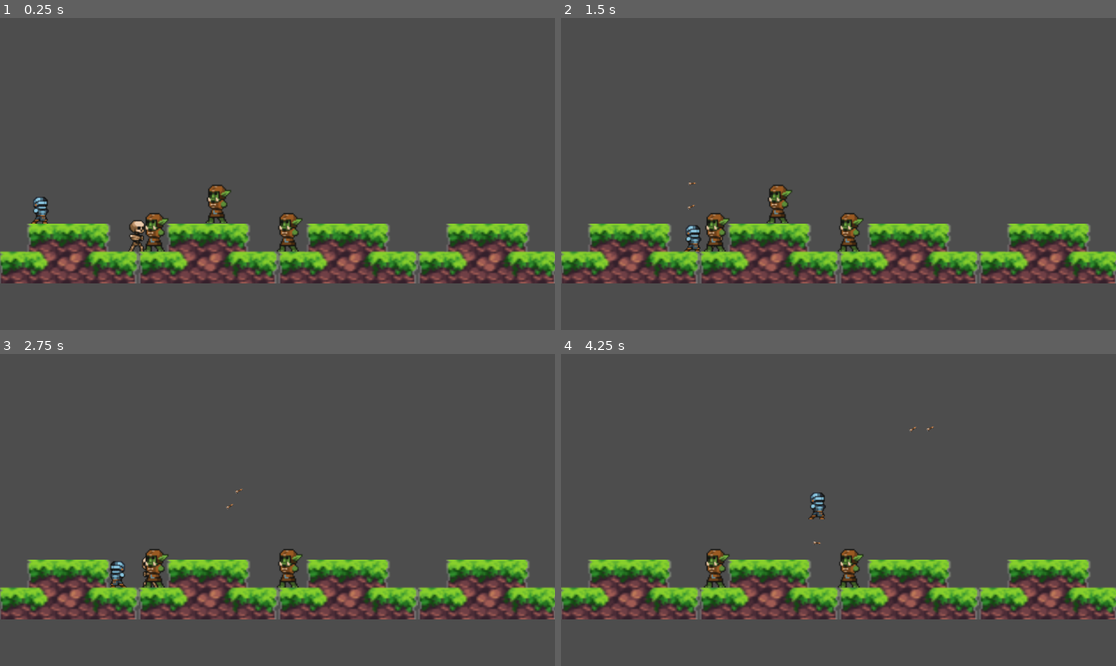
Above: before the commit, frames 1-4 (two rows, left to right).
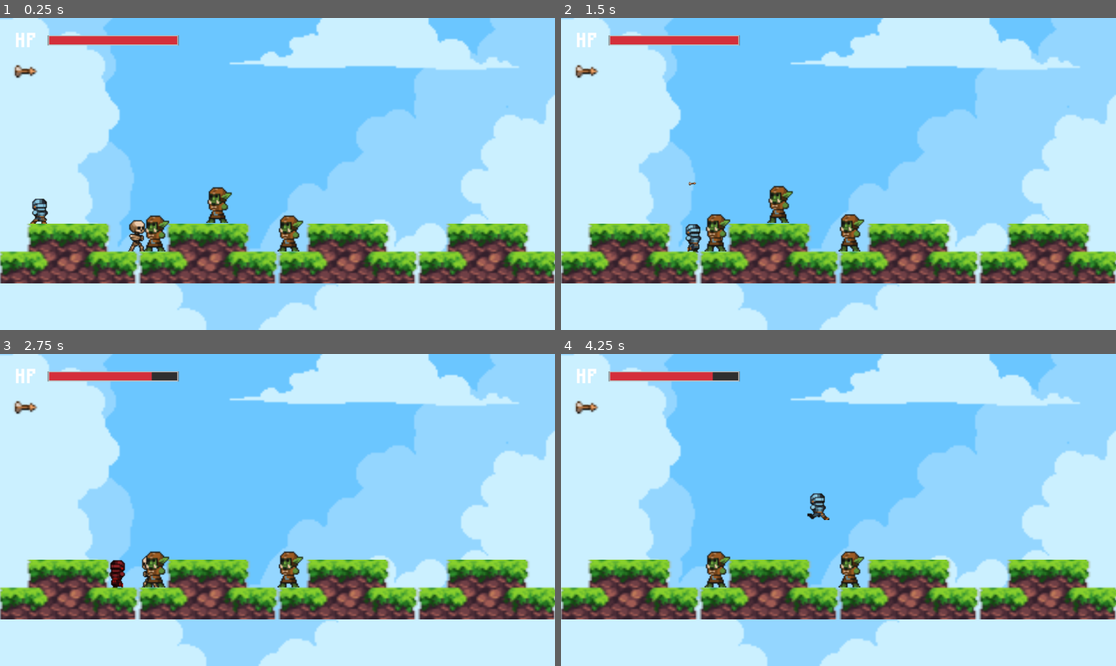
Above: after the commit, the same moments.

Repository: Singa-pirate/gdg-godot-gamestart-24
Game: Godot game, scene res://game.tscn
Same seed, same stepped clock (60 frames per second), same inputs: the game is played once before the commit and once after it.
Inputs (mouse positions are in pixels of both pictures, inside the frame that each line leads up to):
- Up to frame 1 (0.25 s): no input
- Up to frame 2 (1.5 s): tap Enter (ui_accept) at 0.5, 0.77 s; move the mouse to (960, 158) at 0.52 s; hold Right (ui_right) from 0.53 s (still down); click (960, 158) at 0.6 s; move the mouse to (727, 189) at 1.27 s; click (727, 189) at 1.35 s
- Up to frame 3 (2.75 s): tap Enter (ui_accept) at 1.52 s; move the mouse to (333, 441) at 2.02 s; release Right (ui_right) at 2.03 s; hold Left (ui_left) from 2.03 s (still down); click (333, 441) at 2.1 s
- Up to frame 4 (4.25 s): move the mouse to (810, 572) at 2.77 s; release Left (ui_left) at 2.78 s; hold Right (ui_right) from 2.78 s (still down); click (810, 572) at 2.85 s; tap Enter (ui_accept) at 3.02, 3.77 s; move the mouse to (1005, 556) at 3.52 s; click (1005, 556) at 3.6 s

The runs differ from the first frame. In frame 1, 85% of the frame differs, in the area x 0-100%, y 0-100%; in frame 2, 85%; in frame 3, 85%; in frame 4, 85%.

Commit message:
Add week 4 workshop code

Diff:
--- a/arrow.gd
+++ b/arrow.gd
@@ -2,20 +2,33 @@
 
 const SPEED = 200
 var direction = Vector2(1, 0)
+var stopped = false
+var disappear_timer
+var collision_shape
+var enemy_hurt_sound
 
 # Called when the node enters the scene tree for the first time.
 func _ready():
-	pass # Replace with function body.
+	disappear_timer = $disappear_timer
+	collision_shape = $CollisionShape2D
+	enemy_hurt_sound = $"../EnemyHurt"
 
 
 # Called every frame. 'delta' is the elapsed time since the previous frame.
 func _process(delta):
-	position += direction * SPEED * delta
+	if not stopped:
+		position += direction * SPEED * delta
 
 
 func _on_body_entered(body):
-	if body.get_collision_layer_value(2):
+	if "enemy" in body.get_groups():
+		enemy_hurt_sound.play()
 		body.queue_free()
 		queue_free()
 	elif body.get_collision_layer_value(3):
-		queue_free()
+		stopped = true
+		collision_shape.queue_free()
+		disappear_timer.start()
+
+func _on_disappear_timer_timeout():
+	queue_free()
--- a/arrow.tscn
+++ b/arrow.tscn
@@ -18,4 +18,9 @@
 position = Vector2(-0.5, 0)
 shape = SubResource("RectangleShape2D_ixknl")
 
+[node name="disappear_timer" type="Timer" parent="."]
+wait_time = 2.0
+one_shot = true
+
 [connection signal="body_entered" from="." to="." method="_on_body_entered"]
+[connection signal="timeout" from="disappear_timer" to="." method="_on_disappear_timer_timeout"]
--- a/game.tscn
+++ b/game.tscn
@@ -1,13 +1,29 @@
-[gd_scene load_steps=6 format=3 uid="uid://w8f5wgid1c0g"]
+[gd_scene load_steps=12 format=3 uid="uid://w8f5wgid1c0g"]
 
 [ext_resource type="Script" path="res://game.gd" id="1_hcn81"]
+[ext_resource type="Texture2D" uid="uid://cotyv1ydlrcs5" path="res://Background_2.png" id="2_wws28"]
 [ext_resource type="PackedScene" uid="uid://cmxn4sv77k2ud" path="res://platform.tscn" id="3_0gvq3"]
+[ext_resource type="Texture2D" uid="uid://dj0fl57cr2s6u" path="res://Background_1.png" id="3_da6me"]
 [ext_resource type="PackedScene" uid="uid://boxsa6y037ej3" path="res://player.tscn" id="3_px7xn"]
 [ext_resource type="PackedScene" uid="uid://mq2k5h6i1l3a" path="res://skeleton.tscn" id="4_dln41"]
 [ext_resource type="PackedScene" uid="uid://cwcyo0gadbpnu" path="res://orc.tscn" id="5_1rfnp"]
+[ext_resource type="PackedScene" uid="uid://bh085e7mvet1h" path="res://ui.tscn" id="6_04fbu"]
+[ext_resource type="AudioStream" uid="uid://cchtwi82bq4cl" path="res://BGM.ogg" id="9_vcmvi"]
+[ext_resource type="AudioStream" uid="uid://3vgoj8fjpvr0" path="res://player_hurt.ogg" id="10_4ky5f"]
+[ext_resource type="AudioStream" uid="uid://bgfsmbgum15pl" path="res://enemy_hurt.ogg" id="11_8bumg"]
 
 [node name="Game" type="Node2D"]
 script = ExtResource("1_hcn81")
+
+[node name="background" type="Sprite2D" parent="."]
+position = Vector2(537, 280)
+scale = Vector2(3.75117, 3.75117)
+texture = ExtResource("2_wws28")
+
+[node name="background_cloud" type="Sprite2D" parent="."]
+position = Vector2(537, 280)
+scale = Vector2(3.75117, 3.75117)
+texture = ExtResource("3_da6me")
 
 [node name="Player" parent="." instance=ExtResource("3_px7xn")]
 position = Vector2(84, 394)
@@ -44,3 +60,16 @@
 [node name="orc3" parent="." instance=ExtResource("5_1rfnp")]
 position = Vector2(452, 378)
 scale = Vector2(2.64783, 2.64783)
+
+[node name="UI" parent="." instance=ExtResource("6_04fbu")]
+
+[node name="BGM" type="AudioStreamPlayer" parent="."]
+stream = ExtResource("9_vcmvi")
+autoplay = true
+
+[node name="PlayerHurt" type="AudioStreamPlayer2D" parent="."]
+stream = ExtResource("10_4ky5f")
+volume_db = 10.0
+
+[node name="EnemyHurt" type="AudioStreamPlayer2D" parent="."]
+stream = ExtResource("11_8bumg")
--- a/orc.tscn
+++ b/orc.tscn
@@ -1,19 +1,57 @@
-[gd_scene load_steps=5 format=3 uid="uid://cwcyo0gadbpnu"]
+[gd_scene load_steps=10 format=3 uid="uid://cwcyo0gadbpnu"]
 
-[ext_resource type="Texture2D" uid="uid://bu2tydgc13cjj" path="res://orc.png" id="1_5owds"]
 [ext_resource type="Script" path="res://orc.gd" id="1_pilh6"]
+[ext_resource type="Texture2D" uid="uid://by4acjkeuguxs" path="res://orc_idle.png" id="2_2x34j"]
+
+[sub_resource type="AtlasTexture" id="AtlasTexture_lycdb"]
+atlas = ExtResource("2_2x34j")
+region = Rect2(0, 0, 32, 32)
+
+[sub_resource type="AtlasTexture" id="AtlasTexture_1kyqf"]
+atlas = ExtResource("2_2x34j")
+region = Rect2(32, 0, 32, 32)
+
+[sub_resource type="AtlasTexture" id="AtlasTexture_oes4i"]
+atlas = ExtResource("2_2x34j")
+region = Rect2(64, 0, 32, 32)
+
+[sub_resource type="AtlasTexture" id="AtlasTexture_jy7jd"]
+atlas = ExtResource("2_2x34j")
+region = Rect2(96, 0, 32, 32)
+
+[sub_resource type="SpriteFrames" id="SpriteFrames_um4at"]
+animations = [{
+"frames": [{
+"duration": 1.0,
+"texture": SubResource("AtlasTexture_lycdb")
+}, {
+"duration": 1.0,
+"texture": SubResource("AtlasTexture_1kyqf")
+}, {
+"duration": 1.0,
+"texture": SubResource("AtlasTexture_oes4i")
+}, {
+"duration": 1.0,
+"texture": SubResource("AtlasTexture_jy7jd")
+}],
+"loop": true,
+"name": &"idle",
+"speed": 5.0
+}]
 
 [sub_resource type="RectangleShape2D" id="RectangleShape2D_kq3g1"]
 
 [sub_resource type="CapsuleShape2D" id="CapsuleShape2D_lnrr4"]
 
-[node name="orc" type="CharacterBody2D"]
+[node name="orc" type="CharacterBody2D" groups=["enemy"]]
 collision_layer = 2
 collision_mask = 4
 script = ExtResource("1_pilh6")
 
-[node name="Sprite2D" type="Sprite2D" parent="."]
-texture = ExtResource("1_5owds")
+[node name="AnimatedSprite2D" type="AnimatedSprite2D" parent="."]
+sprite_frames = SubResource("SpriteFrames_um4at")
+animation = &"idle"
+autoplay = "idle"
 flip_h = true
 
 [node name="CollisionShape2D" type="CollisionShape2D" parent="."]
--- a/platform.tscn
+++ b/platform.tscn
@@ -2,7 +2,7 @@
 
 [ext_resource type="Texture2D" uid="uid://db4gc4w6qigpm" path="res://platform.png" id="1_nm8nc"]
 
-[node name="Platform" type="StaticBody2D"]
+[node name="Platform" type="StaticBody2D" groups=["platform"]]
 collision_layer = 4
 collision_mask = 0
 
--- a/player.gd
+++ b/player.gd
@@ -7,6 +7,8 @@
 
 const MAX_HEALTH = 100
 const DAMAGE_INTERVAL = 2
+const MAX_ARROW_COUNT = 1
+const ARROW_REPLENISH_TIME = 2
 
 var direction = 1
 var health
@@ -14,11 +16,24 @@
 var gravity = ProjectSettings.get_setting("physics/2d/default_gravity")
 var timer
 var can_take_damage = true
+var arrow_count
+var arrow_timer
+var sprite
+var animation_player
+var health_bar
+var player_hurt_sound
 
 func _ready():
 	health = MAX_HEALTH
 	timer = $DamageTimer
 	timer.wait_time = DAMAGE_INTERVAL
+	arrow_count = MAX_ARROW_COUNT
+	arrow_timer = $ArrowTimer
+	arrow_timer.wait_time = ARROW_REPLENISH_TIME
+	sprite = $AnimatedSprite2D
+	animation_player = $AnimationPlayer
+	health_bar = $"../UI/HealthBar"
+	player_hurt_sound = $"../PlayerHurt"
 
 func _physics_process(delta):
 	velocity.y += gravity * delta
@@ -45,35 +60,50 @@
 		shoot_arrow()
 
 	if direction:
+		sprite.set_animation("running")
 		velocity.x = direction * SPEED
 	else:
-		velocity.x = lerpf(velocity.x, 0, 0.05)
+		sprite.set_animation("idle")
+		if is_on_floor():
+			velocity.x = lerpf(velocity.x, 0, 0.1)
+		else:
+			velocity.x = lerpf(velocity.x, 0, 0.05)
 
 	if velocity.x < 0:
-		$Sprite2D.flip_h = true
+		sprite.flip_h = true
 	elif velocity.x > 0:
-		$Sprite2D.flip_h = false
+		sprite.flip_h = false
 
 	move_and_slide()
 
 func take_damage(damage):
 	if can_take_damage:
+		player_hurt_sound.play()
+		animation_player.play("take_damage")
 		can_take_damage = false
 		timer.start()
 		print("%s is damaged by %d health" % [name, damage])
 		health -= damage
+		health_bar.value = health
 		if health <= 0:
 			queue_free()
 
 func shoot_arrow():
-	var arrow = ARROW.instantiate()
-	arrow.position = position
-	var mouse_position = get_global_mouse_position()
-	var shoot_direction = (mouse_position - position).normalized()
-	print(shoot_direction)
-	arrow.direction = shoot_direction
-	arrow.rotation = shoot_direction.angle()
-	get_parent().add_child(arrow)
+	if arrow_count > 0:
+		arrow_count -= 1
+		arrow_timer.start()
+		var arrow = ARROW.instantiate()
+		arrow.position = position
+		var mouse_position = get_global_mouse_position()
+		var shoot_direction = (mouse_position - position).normalized()
+		print(shoot_direction)
+		arrow.direction = shoot_direction
+		arrow.rotation = shoot_direction.angle()
+		get_parent().add_child(arrow)
 
 func _on_damage_timer_timeout():
 	can_take_damage = true
+
+
+func _on_arrow_timer_timeout():
+	arrow_count = MAX_ARROW_COUNT
--- a/player.tscn
+++ b/player.tscn
@@ -1,18 +1,125 @@
-[gd_scene load_steps=4 format=3 uid="uid://boxsa6y037ej3"]
+[gd_scene load_steps=18 format=3 uid="uid://boxsa6y037ej3"]
 
 [ext_resource type="Script" path="res://player.gd" id="1_mqae0"]
-[ext_resource type="Texture2D" uid="uid://dllrefeasvca7" path="res://knight.png" id="1_sneov"]
+[ext_resource type="Texture2D" uid="uid://boahrgjol1a32" path="res://knight_idle.png" id="2_1ssnc"]
+[ext_resource type="Texture2D" uid="uid://cmtvlwnls5hh7" path="res://knight_run.png" id="3_255a3"]
+
+[sub_resource type="AtlasTexture" id="AtlasTexture_d0lsc"]
+atlas = ExtResource("2_1ssnc")
+region = Rect2(0, 0, 32, 32)
+
+[sub_resource type="AtlasTexture" id="AtlasTexture_hjciu"]
+atlas = ExtResource("2_1ssnc")
+region = Rect2(32, 0, 32, 32)
+
+[sub_resource type="AtlasTexture" id="AtlasTexture_bq2v3"]
+atlas = ExtResource("2_1ssnc")
+region = Rect2(64, 0, 32, 32)
+
+[sub_resource type="AtlasTexture" id="AtlasTexture_r35v7"]
+atlas = ExtResource("2_1ssnc")
+region = Rect2(96, 0, 32, 32)
+
+[sub_resource type="AtlasTexture" id="AtlasTexture_vwjfh"]
+atlas = ExtResource("3_255a3")
+region = Rect2(0, 30, 64, 34)
+
+[sub_resource type="AtlasTexture" id="AtlasTexture_cjh2w"]
+atlas = ExtResource("3_255a3")
+region = Rect2(64, 30, 64, 34)
+
+[sub_resource type="AtlasTexture" id="AtlasTexture_vkpko"]
+atlas = ExtResource("3_255a3")
+region = Rect2(128, 30, 64, 34)
+
+[sub_resource type="AtlasTexture" id="AtlasTexture_dwhqw"]
+atlas = ExtResource("3_255a3")
+region = Rect2(192, 30, 64, 34)
+
+[sub_resource type="AtlasTexture" id="AtlasTexture_fcu8h"]
+atlas = ExtResource("3_255a3")
+region = Rect2(256, 30, 64, 34)
+
+[sub_resource type="AtlasTexture" id="AtlasTexture_pmxw5"]
+atlas = ExtResource("3_255a3")
+region = Rect2(320, 30, 64, 34)
+
+[sub_resource type="SpriteFrames" id="SpriteFrames_eawde"]
+animations = [{
+"frames": [{
+"duration": 1.0,
+"texture": SubResource("AtlasTexture_d0lsc")
+}, {
+"duration": 1.0,
+"texture": SubResource("AtlasTexture_hjciu")
+}, {
+"duration": 1.0,
+"texture": SubResource("AtlasTexture_bq2v3")
+}, {
+"duration": 1.0,
+"texture": SubResource("AtlasTexture_r35v7")
+}],
+"loop": true,
+"name": &"idle",
+"speed": 5.0
+}, {
+"frames": [{
+"duration": 1.0,
+"texture": SubResource("AtlasTexture_vwjfh")
+}, {
+"duration": 1.0,
+"texture": SubResource("AtlasTexture_cjh2w")
+}, {
+"duration": 1.0,
+"texture": SubResource("AtlasTexture_vkpko")
+}, {
+"duration": 1.0,
+"texture": SubResource("AtlasTexture_dwhqw")
+}, {
+"duration": 1.0,
+"texture": SubResource("AtlasTexture_fcu8h")
+}, {
+"duration": 1.0,
+"texture": SubResource("AtlasTexture_pmxw5")
+}],
+"loop": true,
+"name": &"running",
+"speed": 5.0
+}]
 
 [sub_resource type="CapsuleShape2D" id="CapsuleShape2D_ie2gg"]
 radius = 6.0
 height = 24.0
 
+[sub_resource type="Animation" id="Animation_5msfr"]
+resource_name = "take_damage"
+length = 2.0
+tracks/0/type = "value"
+tracks/0/imported = false
+tracks/0/enabled = true
+tracks/0/path = NodePath("AnimatedSprite2D:modulate")
+tracks/0/interp = 1
+tracks/0/loop_wrap = true
+tracks/0/keys = {
+"times": PackedFloat32Array(0, 1, 2),
+"transitions": PackedFloat32Array(1, 1, 1),
+"update": 0,
+"values": [Color(1, 1, 1, 1), Color(1, 0, 0, 1), Color(1, 1, 1, 1)]
+}
+
+[sub_resource type="AnimationLibrary" id="AnimationLibrary_h8brj"]
+_data = {
+"take_damage": SubResource("Animation_5msfr")
+}
+
 [node name="Player" type="CharacterBody2D"]
 collision_mask = 4
 script = ExtResource("1_mqae0")
 
-[node name="Sprite2D" type="Sprite2D" parent="."]
-texture = ExtResource("1_sneov")
+[node name="AnimatedSprite2D" type="AnimatedSprite2D" parent="."]
+sprite_frames = SubResource("SpriteFrames_eawde")
+animation = &"running"
+autoplay = "idle"
 
 [node name="CollisionPolygon2D" type="CollisionPolygon2D" parent="."]
 polygon = PackedVector2Array(-5, -1, -7, -2, -7, -9, -4, -12, 4, -13, 7, -10, 8, -4, 7, -3, 7, -1, 9, 1, 9, 3, 6, 7, 6, 10, 8, 12, 7, 14, 8, 16, 3, 16, 2, 14, -3, 14, -4, 16, -10, 16, -4, 8, -7, 4, -7, 1)
@@ -26,4 +133,13 @@
 [node name="DamageTimer" type="Timer" parent="."]
 one_shot = true
 
+[node name="ArrowTimer" type="Timer" parent="."]
+wait_time = 2.0
+
+[node name="AnimationPlayer" type="AnimationPlayer" parent="."]
+libraries = {
+"": SubResource("AnimationLibrary_h8brj")
+}
+
 [connection signal="timeout" from="DamageTimer" to="." method="_on_damage_timer_timeout"]
+[connection signal="timeout" from="ArrowTimer" to="." method="_on_arrow_timer_timeout"]
--- a/skeleton.tscn
+++ b/skeleton.tscn
@@ -9,7 +9,7 @@
 [sub_resource type="CapsuleShape2D" id="CapsuleShape2D_ah6dg"]
 radius = 7.0
 
-[node name="Skeleton" type="CharacterBody2D"]
+[node name="Skeleton" type="CharacterBody2D" groups=["enemy"]]
 collision_layer = 2
 collision_mask = 4
 script = ExtResource("1_62pbl")
--- /dev/null
+++ b/ui.tscn
@@ -0,0 +1,48 @@
+[gd_scene load_steps=6 format=3 uid="uid://bh085e7mvet1h"]
+
+[ext_resource type="FontFile" uid="uid://d3qt4cr56tcl8" path="res://m3x6.ttf" id="1_4yady"]
+[ext_resource type="Texture2D" uid="uid://blegw2ywr6jum" path="res://healthbar_under.png" id="2_lny18"]
+[ext_resource type="Texture2D" uid="uid://c6r0oel7lipxk" path="res://healthbar_progress.png" id="3_p5ffq"]
+[ext_resource type="Texture2D" uid="uid://bd8cqwb1e58uw" path="res://arrow.png" id="4_2a0ej"]
+
+[sub_resource type="Theme" id="Theme_bf3ec"]
+default_font = ExtResource("1_4yady")
+default_font_size = 64
+
+[node name="UI" type="Control"]
+layout_mode = 3
+anchors_preset = 15
+anchor_right = 1.0
+anchor_bottom = 1.0
+grow_horizontal = 2
+grow_vertical = 2
+
+[node name="Label" type="Label" parent="."]
+layout_mode = 0
+offset_left = 33.0
+offset_top = 7.0
+offset_right = 116.0
+offset_bottom = 58.0
+scale = Vector2(1.43294, 1.2514)
+theme = SubResource("Theme_bf3ec")
+text = "HP"
+
+[node name="HealthBar" type="TextureProgressBar" parent="."]
+layout_mode = 0
+offset_left = 99.0
+offset_top = 36.0
+offset_right = 371.0
+offset_bottom = 76.0
+value = 100.0
+texture_under = ExtResource("2_lny18")
+texture_progress = ExtResource("3_p5ffq")
+texture_progress_offset = Vector2(3, 2)
+
+[node name="TextureRect" type="TextureRect" parent="."]
+layout_mode = 0
+offset_left = 25.0
+offset_top = 91.0
+offset_right = 83.0
+offset_bottom = 131.0
+scale = Vector2(1.00072, 1.00072)
+texture = ExtResource("4_2a0ej")
Not shown, added: BGM.ogg.import
Binary file added: Background_1.png
Not shown, added: Background_1.png.import
Binary file added: Background_2.png
Not shown, added: Background_2.png.import
Not shown, added: enemy_hurt.ogg.import
Binary file added: healthbar_progress.png
Not shown, added: healthbar_progress.png.import
Binary file added: healthbar_under.png
Not shown, added: healthbar_under.png.import
Binary file added: knight_idle.png
Not shown, added: knight_idle.png.import
(and 10 more such lines)
